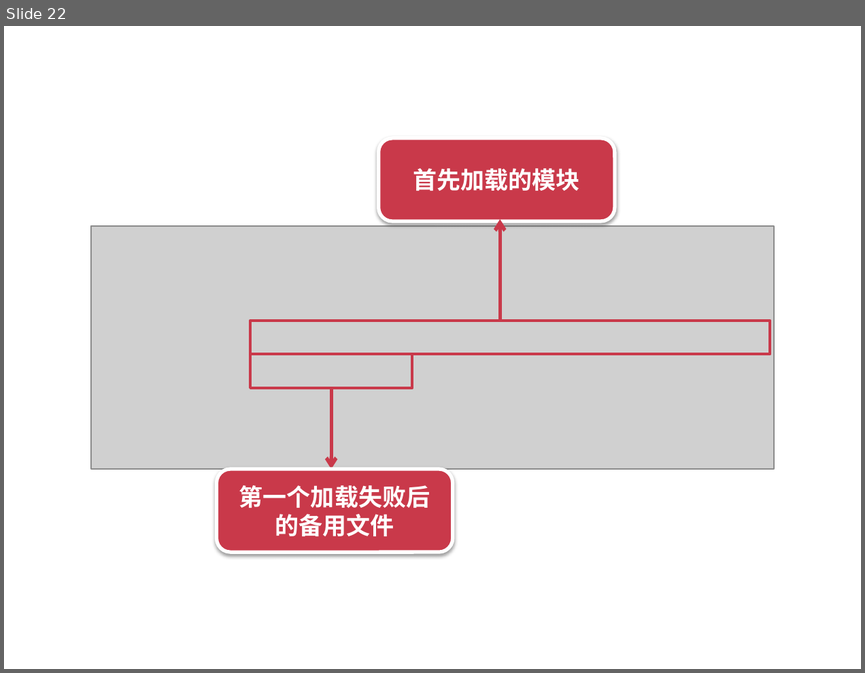
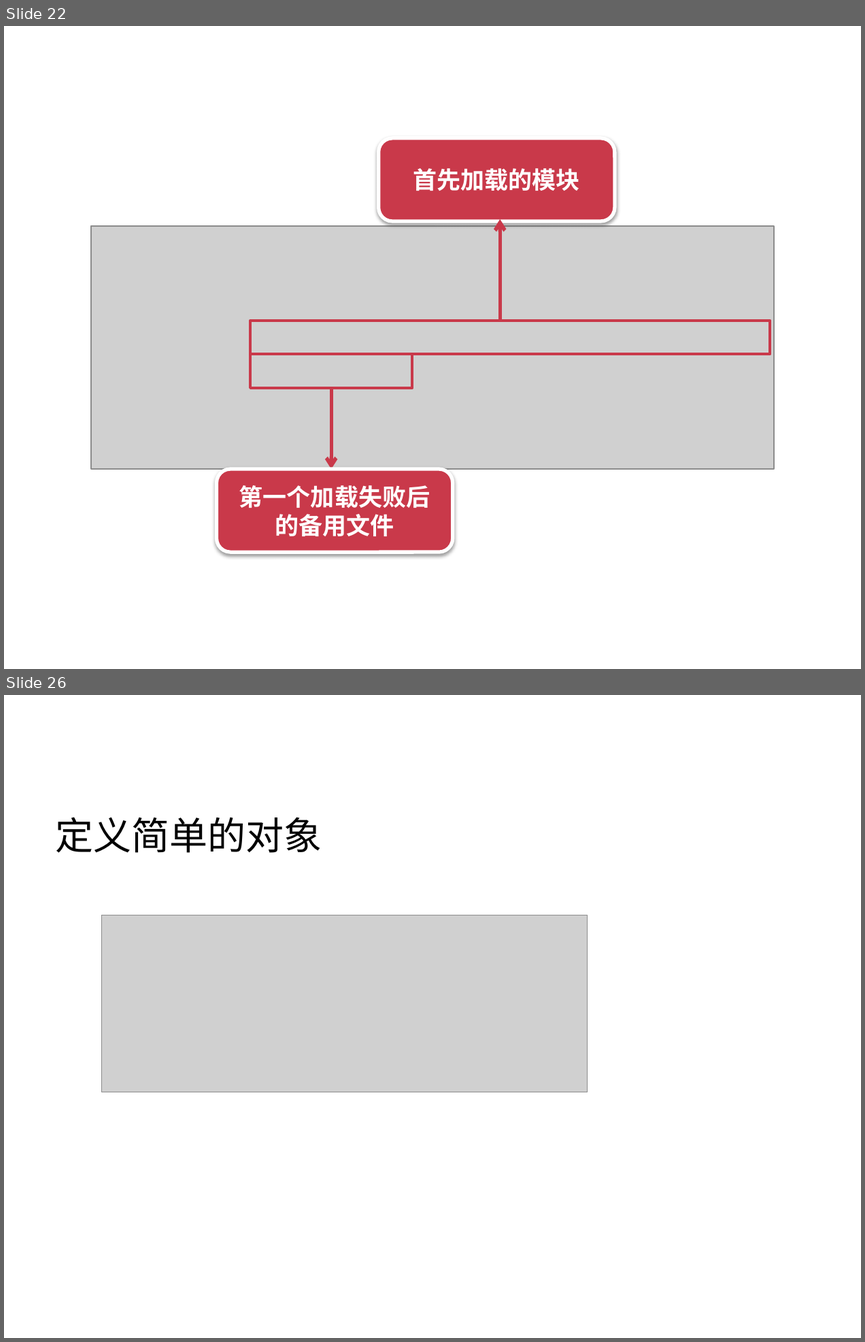
Before and after one commit to silvajs/lecturer, a slide deck: requirejs/doc/requirejs.pptx. Shown one above the other, each under a label of ours: slide 22 before the commit, slides 22 and 26 after it; the slides between them are not shown. The pictures are 865x673 and 865x1342 pixels, drawn with LibreOffice and Linux fonts; fonts in the diff are those of the drawing; grey boxes stand for pictures. Boxes give left, top, right and bottom in pixels: in the first picture for what was removed or moved away, otherwise in the second. Text is boxed around its words. In the diff, an @@ line names an element or a change of style, - is before the commit and + after.

Commit message:
定义模块

```diff
--- a/requirejs/doc/requirejs.pptx
+++ b/requirejs/doc/requirejs.pptx
@@ slide 26 added at (4, 695, 861, 1338), background #FFFFFF @@
@@ text added at (55, 817, 322, 853), 32 pt, text #000000 @@
+定义简单的对象
@@ picture added at (102, 915, 587, 1091) @@
```
Also in this commit, not shown: 4 other slides added, 4 other files.
